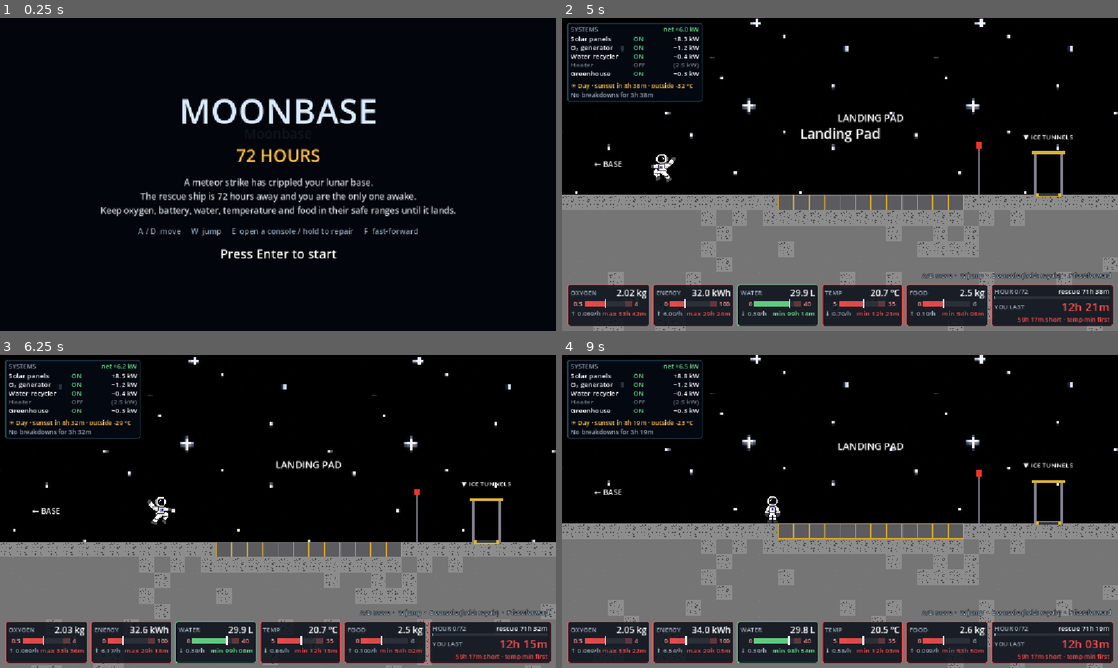
Above: before the commit, frames 1-4 (two rows, left to right).
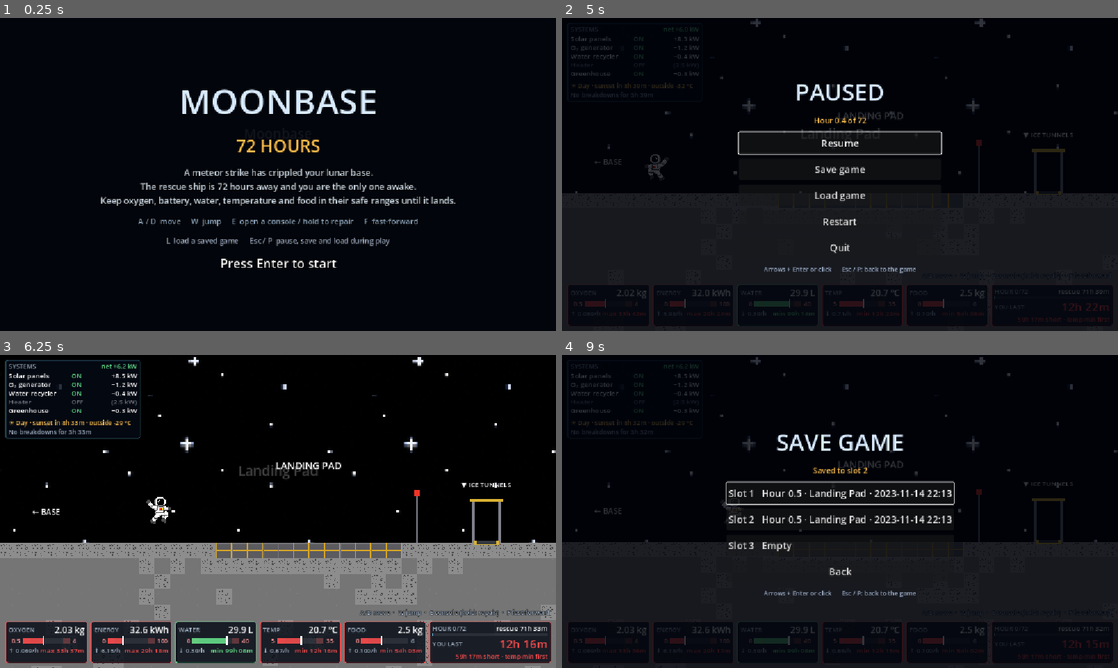
Above: after the commit, the same moments.

Repository: kushmdesai/72-Hours
Game: Godot game, scene res://scenes/main.tscn
Same seed, same stepped clock (60 frames per second), same inputs: the game is played once before the commit and once after it.
Inputs (mouse positions are in pixels of both pictures, inside the frame that each line leads up to):
- Up to frame 1 (0.25 s): no input
- Up to frame 2 (5 s): tap Enter (ui_accept) at 0.5 s; move the mouse to (962, 158) at 0.52 s; hold D (move_right) 0.53-2.03 s; tap L at 0.6, 1.55, 2.85, 3.6, 4.55 s; click (962, 158) at 0.67 s; tap W (jump) at 0.77, 0.8, 1.07, 1.35, 1.52, 1.82, 2.3, 3.02, 3.32, 3.77, 3.8, 4.07, 4.35, 4.52, 4.82 s; move the mouse to (728, 190) at 1.27 s; move the mouse to (895, 105) at 2.02 s; hold A (move_left) 2.03-2.78 s; hold E (interact) 2.03-2.78 s; move the mouse to (812, 237) at 2.77 s; hold D (move_right) 2.78-4.28 s; click (812, 237) at 2.92 s; move the mouse to (1006, 221) at 3.52 s; tap R (restart) at 4.15 s; move the mouse to (673, 127) at 4.27 s; hold A (move_left) from 4.28 s (still down); tap Escape (ui_cancel) at 4.9 s
- Up to frame 3 (6.25 s): release A (move_left) at 5 s; click (278, 480) at 5 s, where only the run after the commit has a clickable "Resume"; move the mouse to (305, 511) at 5.77 s; hold D (move_right) from 5.78 s (still down); hold E (interact) from 5.78 s (still down); click (305, 511) at 5.92 s; tap W (jump) at 6.05 s
- Up to frame 4 (9 s): tap P (pause, bound only after the commit) at 6.4 s; release D (move_right) at 6.5 s; release E (interact) at 6.5 s; click (840, 505) at 6.5 s, where only the run after the commit has a clickable "Save game"; click (840, 492) at 7.25 s, where only the run after the commit has a clickable "Slot 1 Empty"; click (840, 492) at 8 s, where only the run after the commit has a clickable "Slot 1 Hour 0.5 · Landing Pad…"; click (840, 517) at 8.75 s, where only the run after the commit has a clickable "Slot 2 Empty"

The runs differ from the first frame. In frame 1, 7.9% of the frame differs, in the area x 18-82%, y 22-80%; in frame 2, 40%; in frame 3, 2.4%; in frame 4, 43%, in the area x 0-100%, y 0-100%.

Commit message:
Add a pause menu with save and load
Esc or P now pauses the game and opens a menu: Resume, Save game, Load
game, Restart and Quit. There are three save slots, each showing the
in-game hour, location and when it was saved. A save holds the Base
model (clock, resources, switches, failures, ice veins, history), the
calamity schedule, supply pods, the repair count, and where the
astronaut is; loading reloads the scene and puts all of that back. The
start screen gains "L  load a saved game". The menu only opens while
nothing else has paused the game.

Co-Authored-By: Claude Opus 5.5 (1M context) <noreply@anthropic.com>

Diff:
--- /dev/null
+++ b/scripts/game_menu.gd
@@ -0,0 +1,185 @@
+class_name GameMenu
+extends CanvasLayer
+## Pause menu: Esc or P pauses the game and opens it, and again resumes.
+## Resume, Save game, Load game, Restart and Quit. Save and Load each show
+## SaveGame.SLOTS slots. The start screen opens the Load page directly.
+##
+## It only opens while nothing else has paused the game (start screen, a
+## machine screen or an ending), so it never fights those over the pause.
+
+var _box: VBoxContainer
+var _title: Label
+var _note: Label
+## True when opened from the start screen's "load" option.
+var _from_title := false
+
+
+func _ready() -> void:
+	layer = 25
+	process_mode = Node.PROCESS_MODE_ALWAYS
+	add_to_group("game_menu")
+	_ensure_pause_key()
+	_build()
+	visible = false
+	# A load reloads the scene; put the save in place now it is ready.
+	if SaveGame.pending:
+		SaveGame.apply_pending.call_deferred(get_parent())
+
+
+func _unhandled_input(event: InputEvent) -> void:
+	if not (event.is_action_pressed("pause") or event.is_action_pressed("ui_cancel")):
+		return
+	if event.is_echo():
+		return
+	if visible:
+		get_viewport().set_input_as_handled()
+		if _from_title:
+			_close()
+		else:
+			_resume()
+	elif not get_tree().paused:
+		get_viewport().set_input_as_handled()
+		open()
+
+
+func open() -> void:
+	_from_title = false
+	get_tree().paused = true
+	visible = true
+	_show_main()
+
+
+## Open straight on the load slots, over the start screen.
+func open_load_from_title() -> void:
+	_from_title = true
+	visible = true
+	_show_slots(false)
+
+
+func _resume() -> void:
+	visible = false
+	get_tree().paused = false
+
+
+func _close() -> void:
+	visible = false
+
+
+# --- Pages --------------------------------------------------------------------
+
+func _show_main() -> void:
+	_clear()
+	_title.text = "PAUSED"
+	_note.text = "Hour %.1f of %d" % [Base.hour, int(Base.config.rescue_hours)]
+	_add_button("Resume", _resume)
+	_add_button("Save game", _show_slots.bind(true))
+	_add_button("Load game", _show_slots.bind(false))
+	_add_button("Restart", _restart)
+	_add_button("Quit", func() -> void: get_tree().quit())
+	_focus_first()
+
+
+func _show_slots(saving: bool) -> void:
+	_clear()
+	_title.text = "SAVE GAME" if saving else "LOAD GAME"
+	_note.text = "Pick a slot to save over" if saving else "Pick a save to load"
+	for slot in range(1, SaveGame.SLOTS + 1):
+		var text := "Slot %d   %s" % [slot, SaveGame.describe(slot)]
+		var b := _add_button(text, _on_slot.bind(slot, saving))
+		b.disabled = not saving and not SaveGame.exists(slot)
+	_add_button("Back", _close if _from_title else _show_main)
+	_focus_first()
+
+
+func _on_slot(slot: int, saving: bool) -> void:
+	if saving:
+		var err := SaveGame.save(slot, get_parent())
+		_show_slots(true)
+		_note.text = "Saved to slot %d" % slot if err == OK else "Could not save (error %d)" % err
+	else:
+		var err := SaveGame.load_slot(slot, get_tree())
+		if err != OK:
+			_note.text = "Could not load slot %d (error %d)" % [slot, err]
+
+
+func _restart() -> void:
+	get_tree().paused = false
+	Base.reset()
+	get_tree().reload_current_scene()
+
+
+# --- Building -----------------------------------------------------------------
+
+func _clear() -> void:
+	for child in _box.get_children():
+		_box.remove_child(child)
+		child.queue_free()
+
+
+func _add_button(text: String, action: Callable) -> Button:
+	var b := Button.new()
+	b.text = text
+	b.custom_minimum_size = Vector2(420, 44)
+	b.add_theme_font_size_override("font_size", 20)
+	b.alignment = HORIZONTAL_ALIGNMENT_LEFT if text.begins_with("Slot") else HORIZONTAL_ALIGNMENT_CENTER
+	b.pressed.connect(action)
+	_box.add_child(b)
+	return b
+
+
+func _focus_first() -> void:
+	for child in _box.get_children():
+		if child is Button and not child.disabled:
+			var b: Button = child
+			(func() -> void:
+				if is_instance_valid(b) and b.is_inside_tree():
+					b.grab_focus()).call_deferred()
+			return
+
+
+func _build() -> void:
+	var bg := ColorRect.new()
+	bg.color = Color(0.0, 0.01, 0.04, 0.8)
+	bg.set_anchors_preset(Control.PRESET_FULL_RECT)
+	add_child(bg)
+
+	var col := VBoxContainer.new()
+	col.set_anchors_preset(Control.PRESET_CENTER)
+	col.grow_horizontal = Control.GROW_DIRECTION_BOTH
+	col.grow_vertical = Control.GROW_DIRECTION_BOTH
+	col.alignment = BoxContainer.ALIGNMENT_CENTER
+	col.add_theme_constant_override("separation", 14)
+	add_child(col)
+
+	_title = Label.new()
+	_title.horizontal_alignment = HORIZONTAL_ALIGNMENT_CENTER
+	_title.add_theme_font_size_override("font_size", 48)
+	_title.add_theme_color_override("font_color", Color(0.85, 0.92, 1.0))
+	col.add_child(_title)
+
+	_note = Label.new()
+	_note.horizontal_alignment = HORIZONTAL_ALIGNMENT_CENTER
+	_note.add_theme_font_size_override("font_size", 16)
+	_note.add_theme_color_override("font_color", Color(1.0, 0.75, 0.3))
+	col.add_child(_note)
+
+	_box = VBoxContainer.new()
+	_box.add_theme_constant_override("separation", 10)
+	col.add_child(_box)
+
+	var hint := Label.new()
+	hint.text = "Arrows + Enter or click      Esc / P: back to the game"
+	hint.horizontal_alignment = HORIZONTAL_ALIGNMENT_CENTER
+	hint.add_theme_font_size_override("font_size", 13)
+	hint.add_theme_color_override("font_color", Color(0.6, 0.66, 0.76))
+	col.add_child(hint)
+
+
+## Add a "pause" action bound to P if the project doesn't define one.
+func _ensure_pause_key() -> void:
+	if InputMap.has_action("pause"):
+		return
+	InputMap.add_action("pause")
+	var key := InputEventKey.new()
+	key.physical_keycode = KEY_P
+	InputMap.action_add_event("pause", key)
--- a/scripts/main.gd
+++ b/scripts/main.gd
@@ -19,6 +19,7 @@
 func _ready() -> void:
 	add_child(SystemsController.new())
 	add_child(StartScreen.new())
+	add_child(GameMenu.new())
 	_enter(start_location)
 	var start := current.get_node_or_null("PlayerStart") as Node2D
 	if start:
--- /dev/null
+++ b/scripts/save_game.gd
@@ -0,0 +1,126 @@
+class_name SaveGame
+extends RefCounted
+## Saving and loading a run to one of SLOTS files in user://.
+##
+## A save holds everything that changes during a run: the Base model (clock,
+## resources, switches, failures, ice veins, history), the calamity schedule
+## (DangerEvents), supply pods (SupplyDrops), the repair count, and where the
+## astronaut is. Loading reloads the main scene and then applies the save, so
+## everything else starts fresh exactly as on a restart.
+
+const SLOTS := 3
+const VERSION := 1
+
+## A save waiting to be applied once the reloaded scene is ready.
+static var pending: ConfigFile
+
+
+static func path(slot: int) -> String:
+	return "user://save_%d.cfg" % slot
+
+
+static func exists(slot: int) -> bool:
+	return FileAccess.file_exists(path(slot))
+
+
+## One line describing a slot for the menu, e.g. "Hour 23.4 · Landing Pad · 2026-10-17 22:40".
+static func describe(slot: int) -> String:
+	if not exists(slot):
+		return "Empty"
+	var cfg := ConfigFile.new()
+	if cfg.load(path(slot)) != OK:
+		return "Unreadable"
+	return "Hour %.1f · %s · %s" % [cfg.get_value("meta", "hour", 0.0),
+			cfg.get_value("meta", "location_name", "?"),
+			str(cfg.get_value("meta", "saved_at", "")).replace("T", " ").left(16)]
+
+
+## Write the current run to a slot. `main` is the Main scene node.
+static func save(slot: int, main: Node) -> Error:
+	var ctrl := _controller(main)
+	var cfg := ConfigFile.new()
+	cfg.set_value("meta", "version", VERSION)
+	cfg.set_value("meta", "saved_at", Time.get_datetime_string_from_system())
+	cfg.set_value("meta", "hour", Base.hour)
+	cfg.set_value("meta", "location_name", main.current.display_name)
+
+	for key in ["hour", "oxygen", "energy", "water", "temperature", "food"]:
+		cfg.set_value("base", key, Base.get(key))
+	cfg.set_value("base", "switches", Base.switches.duplicate())
+	cfg.set_value("base", "failures", Base.failures.duplicate())
+	cfg.set_value("base", "ice_drills", Base.ice_drills.duplicate())
+	cfg.set_value("base", "history", Base.history.duplicate(true))
+
+	if ctrl:
+		var d: DangerEvents = ctrl._dangers
+		cfg.set_value("danger", "phase", d.phase)
+		cfg.set_value("danger", "kind", d.kind)
+		cfg.set_value("danger", "arrive_hour", d.arrive_hour)
+		var s: SupplyDrops = ctrl._drops
+		cfg.set_value("pods", "pods", s.pods.duplicate(true))
+		cfg.set_value("pods", "collected", s.collected)
+		cfg.set_value("pods", "next_hour", s._next_hour)
+		cfg.set_value("pods", "next_id", s._next_id)
+		cfg.set_value("score", "repairs", ctrl._repairs)
+
+	var player: Node2D = main.get_node("Player")
+	cfg.set_value("player", "location", main.current.scene_file_path)
+	cfg.set_value("player", "position", player.position)
+	return cfg.save(path(slot))
+
+
+## Load a slot: reload the scene, then apply() it from GameMenu once ready.
+static func load_slot(slot: int, tree: SceneTree) -> Error:
+	var cfg := ConfigFile.new()
+	var err := cfg.load(path(slot))
+	if err != OK:
+		return err
+	pending = cfg
+	StartScreen.started = true
+	tree.paused = false
+	Base.reset()
+	tree.reload_current_scene()
+	return OK
+
+
+## Apply the pending save to the freshly loaded scene.
+static func apply_pending(main: Node) -> void:
+	var cfg := pending
+	pending = null
+	if not cfg:
+		return
+	for key in ["hour", "oxygen", "energy", "water", "temperature", "food"]:
+		Base.set(key, cfg.get_value("base", key, Base.get(key)))
+	Base.switches = cfg.get_value("base", "switches", Base.switches)
+	Base.failures = cfg.get_value("base", "failures", {})
+	Base.ice_drills = cfg.get_value("base", "ice_drills", {})
+	Base.history.assign(cfg.get_value("base", "history", []))
+	Base._invalidate_forecast()
+
+	var ctrl := _controller(main)
+	if ctrl:
+		var d: DangerEvents = ctrl._dangers
+		d.phase = cfg.get_value("danger", "phase", d.phase)
+		d.kind = cfg.get_value("danger", "kind", d.kind)
+		d.arrive_hour = cfg.get_value("danger", "arrive_hour", d.arrive_hour)
+		var s: SupplyDrops = ctrl._drops
+		s.pods.assign(cfg.get_value("pods", "pods", []))
+		s.collected = cfg.get_value("pods", "collected", 0)
+		s._next_hour = cfg.get_value("pods", "next_hour", s._next_hour)
+		s._next_id = cfg.get_value("pods", "next_id", s._next_id)
+		ctrl._repairs = cfg.get_value("score", "repairs", 0)
+
+	var location: String = cfg.get_value("player", "location", "")
+	if location != "" and ResourceLoader.exists(location):
+		main._enter(location)
+	var player: CharacterBody2D = main.get_node("Player")
+	player.position = cfg.get_value("player", "position", player.position)
+	player.velocity = Vector2.ZERO
+	main.get_node("Player/Camera2D").reset_smoothing()
+
+
+static func _controller(main: Node) -> SystemsController:
+	for child in main.get_children():
+		if child is SystemsController:
+			return child
+	return null
--- a/scripts/start_screen.gd
+++ b/scripts/start_screen.gd
@@ -3,6 +3,7 @@
 ## Title screen shown when the game first launches. It pauses the game (so the
 ## Base model's clock doesn't run) until the player presses Enter, Space or clicks.
 ## Restarting with R after an ending skips it and goes straight back in.
+## L opens the Load page of the GameMenu over it.
 
 ## True once the player has started a run, so scene reloads don't show it again.
 static var started := false
@@ -27,6 +28,14 @@
 
 
 func _unhandled_input(event: InputEvent) -> void:
+	var menu := get_tree().get_first_node_in_group("game_menu") as GameMenu
+	if menu and menu.visible:
+		return
+	if menu and event is InputEventKey and event.pressed and not event.echo \
+			and event.physical_keycode == KEY_L:
+		get_viewport().set_input_as_handled()
+		menu.open_load_from_title()
+		return
 	var pressed := event.is_action_pressed("ui_accept")
 	if event is InputEventMouseButton and event.pressed:
 		pressed = true
@@ -66,6 +75,7 @@
 		"A / D  move     W  jump     E  open a console / hold to repair     F  fast-forward",
 		16, Color(0.55, 0.65, 0.75)))
 	_hint = _label("Press Enter to start", 26, Color.WHITE)
+	box.add_child(_label("L  load a saved game      Esc / P  pause, save and load during play", 15, Color(0.6, 0.66, 0.76)))
 	box.add_child(_hint)
 
 
Not shown, added: scripts/game_menu.gd.uid
Not shown, added: scripts/save_game.gd.uid
Not shown, changed: docs/project-plan.md
